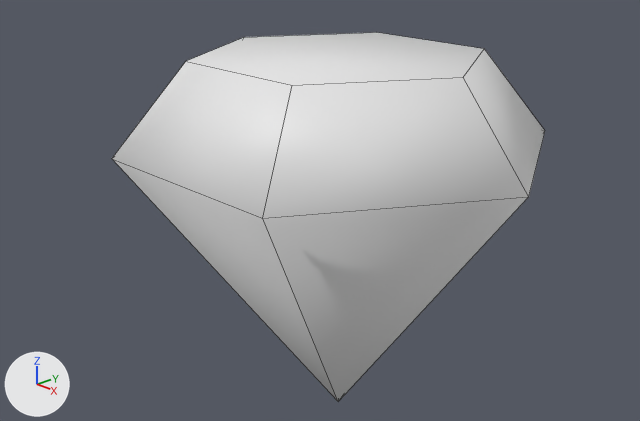
One commit to the Blender file Unity/Sunken Riches/Assets/Resources/Models/diamond.blend: the scene before it, then after it.
One viewpoint serves both versions: a 50 mm lens placed at (4.11, -4.06, 3.61), pointed at (-0.14, -0.05, 1.5). Arrows for +X, +Y and +Z are at lower left; the lights stay in place. Mesh edges are drawn as thin lines.
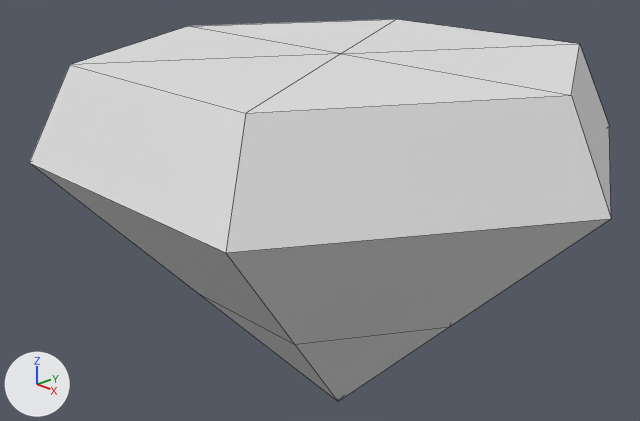
Location of each change, (x1, y1, x2, y2) in pixels of the pictures (640 x 421 px):
'Plane', reshaped (34% wider): before (112, 32, 545, 401); after (29, 19, 611, 402)
part 1 of me_plane_001, built on: before (112, 32, 545, 218); after (29, 19, 611, 344)
part 2 of me_plane_001, shading changed: before (113, 159, 528, 401); after (198, 293, 448, 402)

What changed in the scene script:
```text
Change me_plane_001:
    used by ob_plane; location = (0.0, 0.0, 0.0)
    remove me_plane_001.from_pydata(...)  # 18 vertices, 13 faces; spans x -1.5..1.5, y -1.3..1.3, z 0.0..2.6
    add me_plane_001.from_pydata(...)  # 36 vertices, 30 faces; spans x -2.0..2.0, y -1.73..1.73, z 0.0..2.61
    me_plane_001 part 1
    6 vertices are removed from x -1.0..1.0, y -0.87..0.87, z 2.6
    13 faces are deleted
    6 vertices move from x -1.5..1.5, y -1.3..1.3, z 2.0 to x -1.0..1.0, y -0.87..0.87, z 1.01
    24 vertices are added at x -2.0..2.0, y -1.73..1.73, z 2.01..2.61
    30 new faces join them
    me_plane_001 part 2: 6 kept faces spanning x -1.0..1.0, y -0.87..0.87, z 0.0..1.01 are now shaded flat
```
